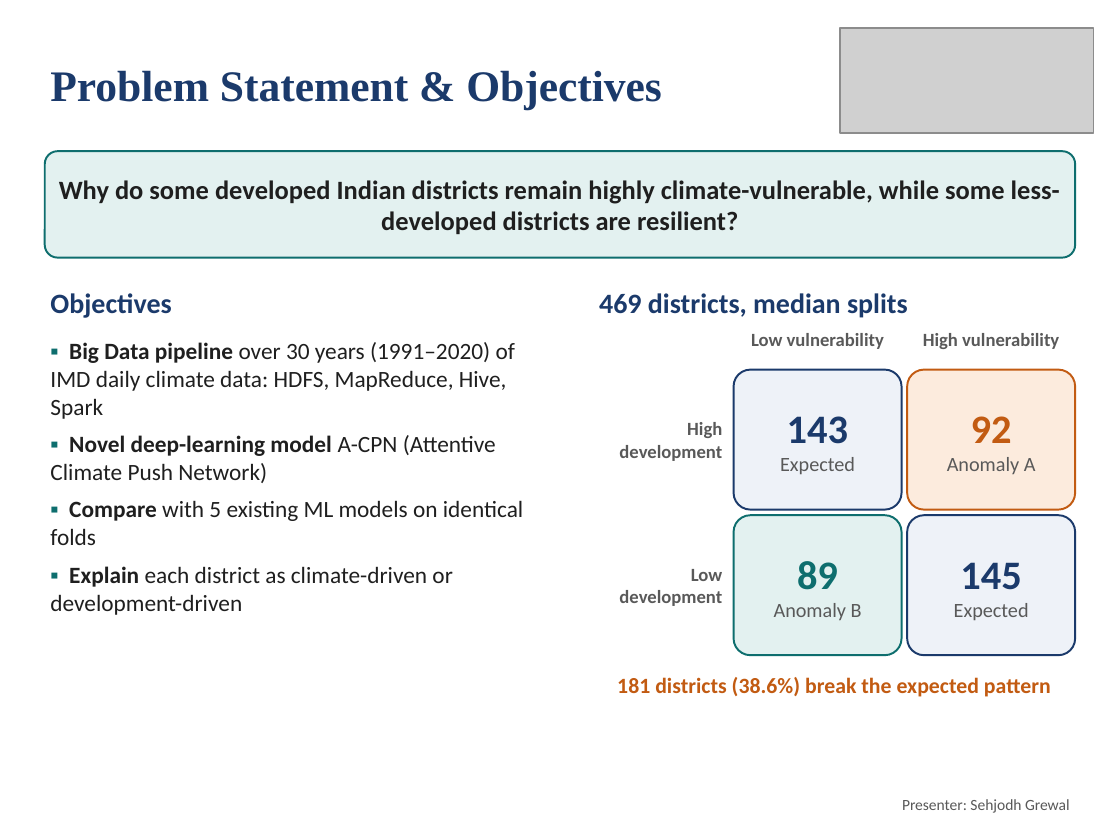
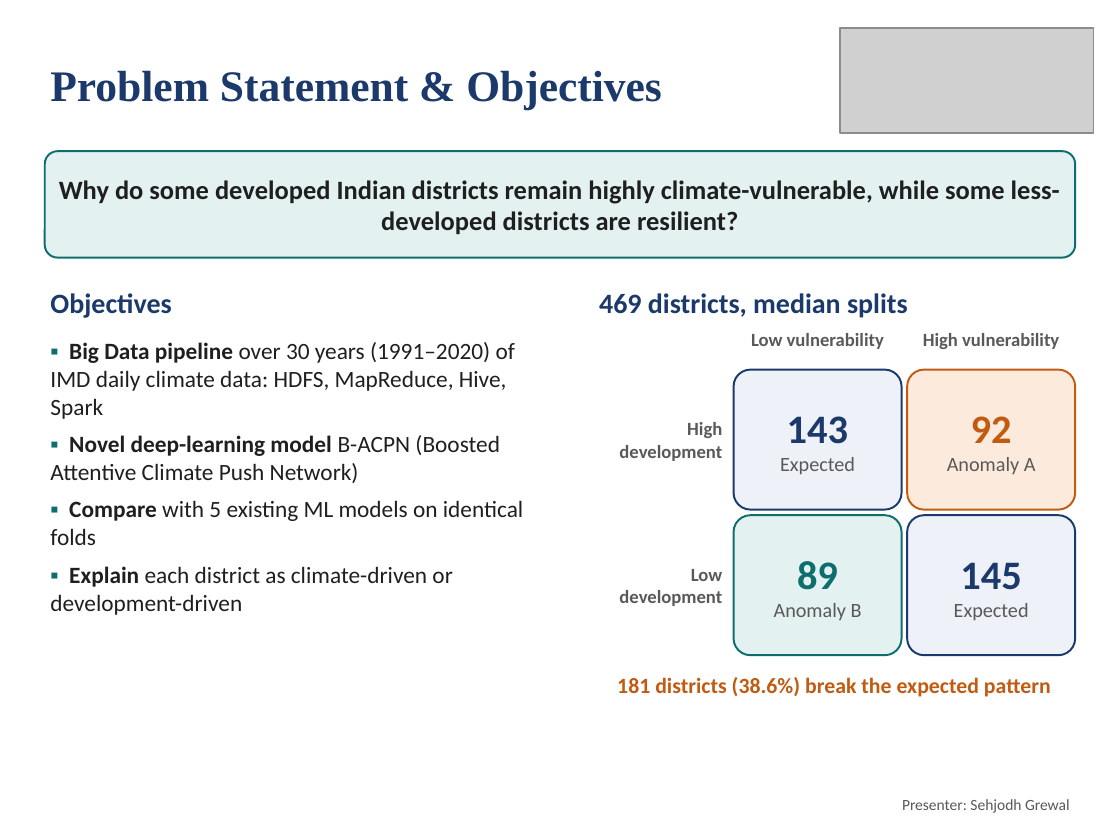
Before and after one commit to deepankarkumar1310/hadoop-ml-algorithm-, a slide deck: slide 3 of docs/Review2_Deck.pptx. Drawn at 1120x840 pixels with LibreOffice and Linux fonts; fonts in the diff are those of the drawing; grey boxes stand for pictures. Boxes give left, top, right and bottom in pixels: in the first picture for what was removed or moved away, otherwise in the second. Text is boxed around its words. In the diff, an @@ line names an element or a change of style, - is before the commit and + after.

Commit message:
B-ACPN: raw-feature and ablation runs; all tables, figures, README and deck rebuilt

```diff
--- a/docs/Review2_Deck.pptx
+++ b/docs/Review2_Deck.pptx
@@ text at (50, 435, 500, 483): text changed @@
-▪ Novel deep-learning model A-CPN (Attentive Climate Push Network)
+▪ Novel deep-learning model B-ACPN (Boosted Attentive Climate Push Network)
```
Also in this commit, not shown: 16 other slides changed, 40 other files.
